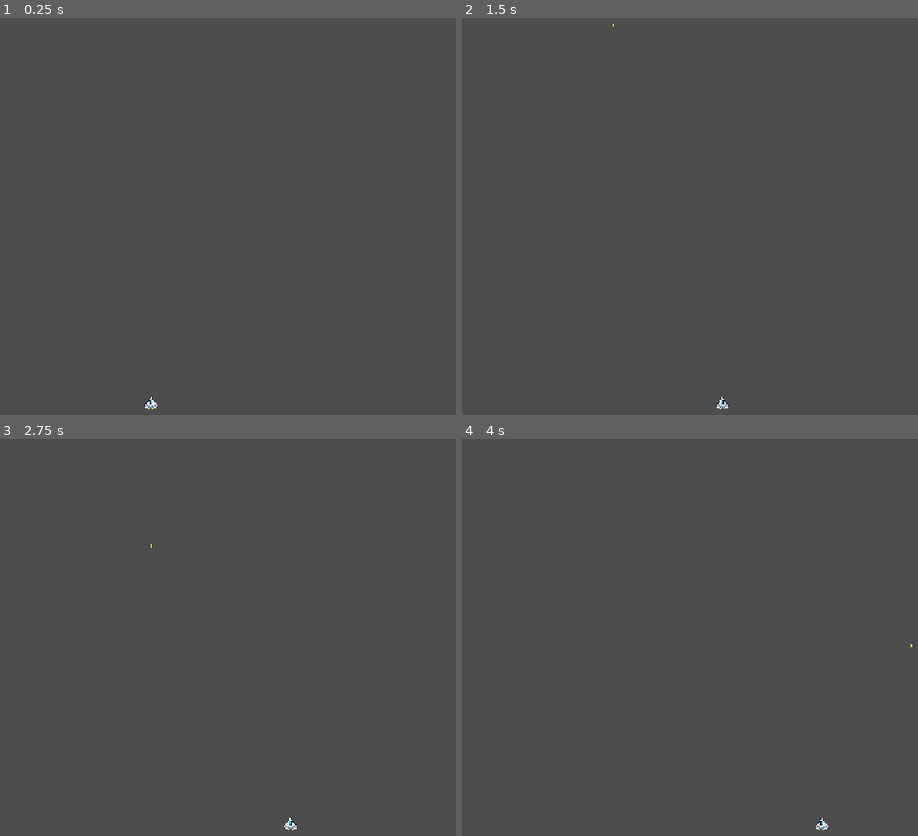
Above: before the commit, frames 1-4 (two rows, left to right).
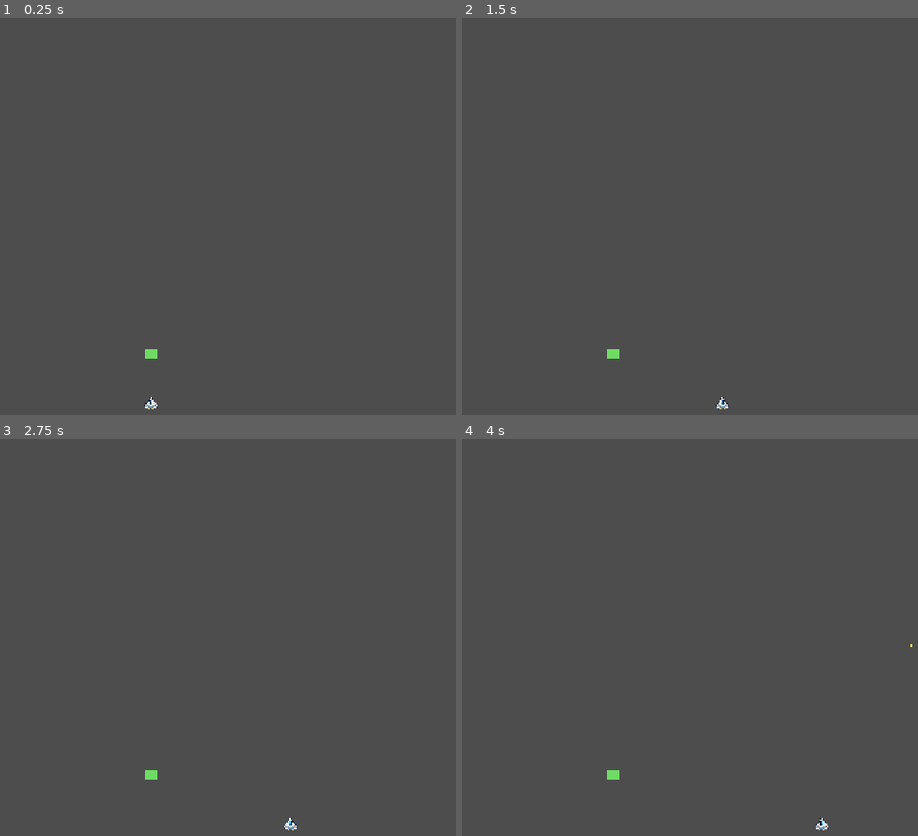
Above: after the commit, the same moments.

Repository: trumanelder/space-invaders
Game: Godot game, scene res://scenes/main.tscn
The game is run twice, just before and just after one commit, with the same random seed, the same clock (stepped at 60 frames per second) and the same inputs.
Inputs:
- Up to frame 1 (0.25 s): no input
- Up to frame 2 (1.5 s): tap Enter at 0.5 s; hold Right (move_right) 0.53-1.28 s; hold Space (fire_projectile) 0.53-1.28 s; hold A (move_left) from 1.28 s (still down); tap Space (fire_projectile) at 1.35 s
- Up to frame 3 (2.75 s): tap Enter at 2 s; release A (move_left) at 2.03 s; hold Right (move_right) from 2.03 s (still down); hold Space (fire_projectile) from 2.03 s (still down)
- Up to frame 4 (4 s): release Space (fire_projectile) at 2.78 s; tap Space (fire_projectile) at 2.85 s; tap Enter at 3.5 s; release Right (move_right) at 3.53 s; hold A (move_left) from 3.53 s (still down); hold Space (fire_projectile) from 3.53 s (still down)

The runs differ from the first frame. In frame 1, less than 0.1% of the frame differs, in the area x 31-35%, y 83-86%; in frame 2, less than 0.1%; in frame 3, less than 0.1%, in the area x 31-35%, y 26-86%; in frame 4, less than 0.1%.

Commit message:
Add enemy and destruction upon projectile contact

Diff:
--- a/project.godot
+++ b/project.godot
@@ -39,6 +39,13 @@
 ]
 }
 
+[layer_names]
+
+2d_physics/layer_1="Environment"
+2d_physics/layer_2="Player"
+2d_physics/layer_3="Enemies"
+2d_physics/layer_4="Projectiles"
+
 [physics]
 
 3d/physics_engine="Jolt Physics"
--- /dev/null
+++ b/scenes/enemy.gd
@@ -0,0 +1,4 @@
+extends Area2D
+
+func projectile_hit() -> void:
+	queue_free()
--- /dev/null
+++ b/scenes/enemy.tscn
@@ -0,0 +1,18 @@
+[gd_scene format=3 uid="uid://bmnsshbidjbrv"]
+
+[ext_resource type="Texture2D" uid="uid://crq2xikln8wyl" path="res://assets/sprites/enemy_placeholder.png" id="1_7p1mj"]
+[ext_resource type="Script" uid="uid://cbfav3d0vu4a4" path="res://scenes/enemy.gd" id="1_md0e3"]
+
+[sub_resource type="RectangleShape2D" id="RectangleShape2D_7p1mj"]
+size = Vector2(18, 16)
+
+[node name="Enemy" type="Area2D" unique_id=1754540008]
+collision_layer = 4
+collision_mask = 9
+script = ExtResource("1_md0e3")
+
+[node name="Sprite2D" type="Sprite2D" parent="." unique_id=1694312297]
+texture = ExtResource("1_7p1mj")
+
+[node name="CollisionShape2D" type="CollisionShape2D" parent="." unique_id=765447372]
+shape = SubResource("RectangleShape2D_7p1mj")
--- a/scenes/main.tscn
+++ b/scenes/main.tscn
@@ -3,6 +3,7 @@
 [ext_resource type="Script" uid="uid://cog7folgl7qoq" path="res://scripts/main.gd" id="1_0wfyh"]
 [ext_resource type="PackedScene" uid="uid://bf5o5vfhtomdr" path="res://scenes/player.tscn" id="1_o5qli"]
 [ext_resource type="PackedScene" uid="uid://f7h5j22l48u7" path="res://scenes/projectile.tscn" id="2_sugp2"]
+[ext_resource type="PackedScene" uid="uid://bmnsshbidjbrv" path="res://scenes/enemy.tscn" id="4_jyhfs"]
 
 [sub_resource type="WorldBoundaryShape2D" id="WorldBoundaryShape2D_txhjb"]
 
@@ -19,6 +20,7 @@
 position = Vector2(0, -10)
 
 [node name="LeftBorder" type="StaticBody2D" parent="." unique_id=1406755607]
+collision_mask = 15
 
 [node name="LeftBorder" type="CollisionShape2D" parent="LeftBorder" unique_id=13134598]
 rotation = 1.5707964
@@ -27,8 +29,24 @@
 
 [node name="RightBorder2" type="StaticBody2D" parent="." unique_id=619591993]
 position = Vector2(1152, 0)
+collision_mask = 15
 
 [node name="RightBorder" type="CollisionShape2D" parent="RightBorder2" unique_id=206172239]
 rotation = -1.5707964
 shape = SubResource("WorldBoundaryShape2D_o5qli")
 one_way_collision = true
+
+[node name="Enemy" parent="." unique_id=1754540008 instance=ExtResource("4_jyhfs")]
+position = Vector2(558, 552)
+
+[node name="Enemy2" parent="." unique_id=1714679095 instance=ExtResource("4_jyhfs")]
+position = Vector2(558, 552)
+
+[node name="Enemy3" parent="." unique_id=2032652572 instance=ExtResource("4_jyhfs")]
+position = Vector2(558, 552)
+
+[node name="Enemy4" parent="." unique_id=321419029 instance=ExtResource("4_jyhfs")]
+position = Vector2(558, 552)
+
+[node name="Enemy5" parent="." unique_id=1610311745 instance=ExtResource("4_jyhfs")]
+position = Vector2(558, 552)
--- a/scenes/player.tscn
+++ b/scenes/player.tscn
@@ -4,6 +4,7 @@
 [ext_resource type="Script" uid="uid://cyo0keyoutdv8" path="res://scripts/player.gd" id="1_g2els"]
 
 [node name="Player" type="CharacterBody2D" unique_id=1462872276]
+collision_layer = 2
 script = ExtResource("1_g2els")
 
 [node name="Sprite2D" type="Sprite2D" parent="." unique_id=2023878350]
--- a/scenes/projectile.tscn
+++ b/scenes/projectile.tscn
@@ -7,6 +7,8 @@
 size = Vector2(2, 6)
 
 [node name="Projectile" type="Area2D" unique_id=2118341570]
+collision_layer = 8
+collision_mask = 4
 script = ExtResource("1_q3m7n")
 
 [node name="Sprite2D" type="Sprite2D" parent="." unique_id=1767360677]
@@ -17,4 +19,5 @@
 
 [node name="VisibleOnScreenNotifier2D" type="VisibleOnScreenNotifier2D" parent="." unique_id=73570618]
 
+[connection signal="area_entered" from="." to="." method="_on_area_entered"]
 [connection signal="screen_exited" from="VisibleOnScreenNotifier2D" to="." method="_on_visible_on_screen_notifier_2d_screen_exited"]
--- a/scripts/projectile.gd
+++ b/scripts/projectile.gd
@@ -2,9 +2,19 @@
 
 const SPEED:float = 600
 var direction: Vector2 = Vector2.UP
+var enemy_contact = false
 
 func _physics_process(delta: float) -> void:
 	position += direction * SPEED * delta
 
 func _on_visible_on_screen_notifier_2d_screen_exited() -> void:
 	queue_free()
+
+
+func _on_area_entered(area: Area2D) -> void:
+	if enemy_contact:
+		return
+	else:
+		enemy_contact = true
+		area.projectile_hit()
+		queue_free()
Binary file added: assets/sprites/enemy_placeholder.aseprite
Binary file added: assets/sprites/enemy_placeholder.png
Not shown, added: assets/sprites/enemy_placeholder.png.import
Not shown, added: scenes/enemy.gd.uid
